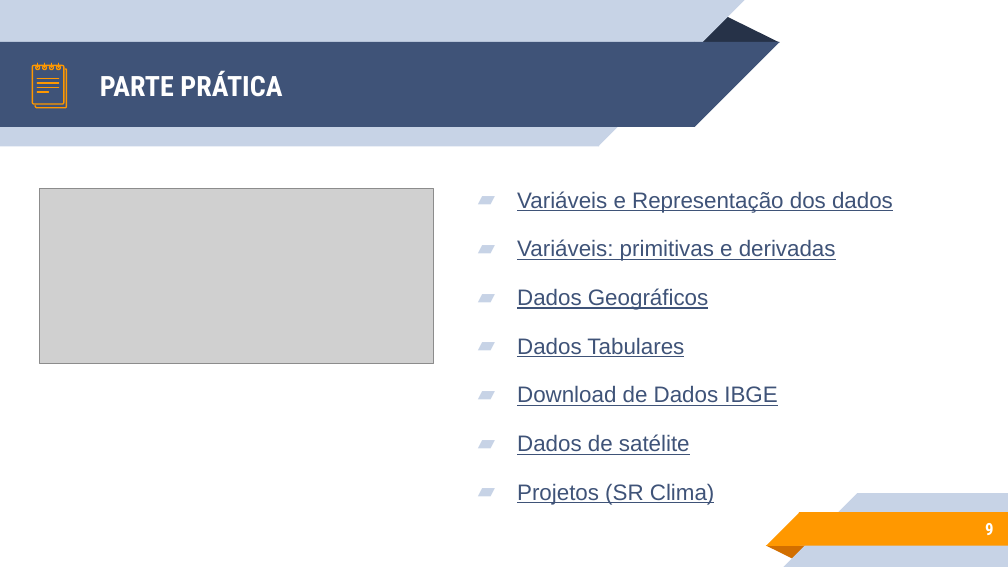
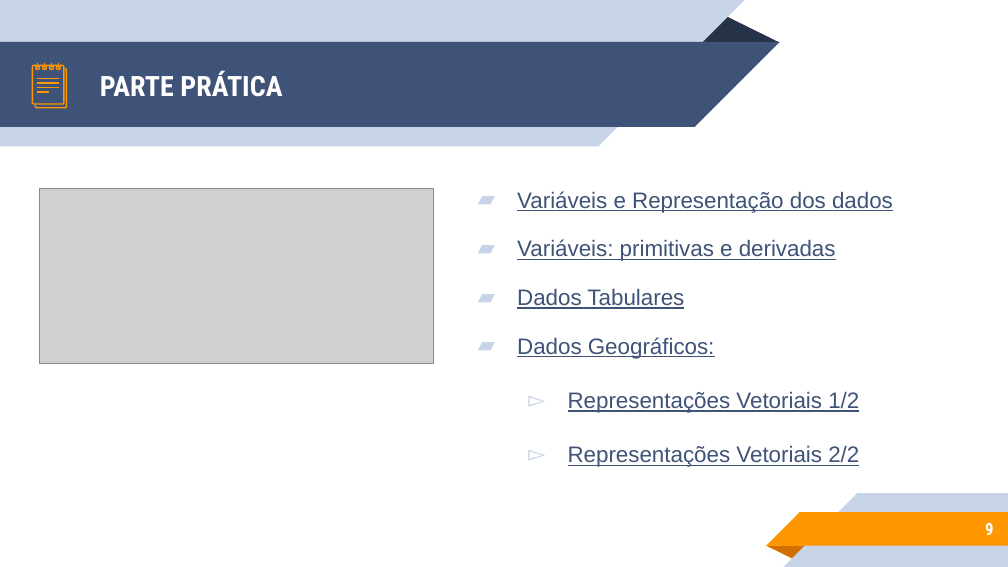
Before and after one commit to PhilipeRLeal/Introducao_Programacao, a slide deck: slide 9 of DOCs/Apresentacao/Manha/Aula_1_Parte_B_Manha.pptx. Drawn at 1008x567 pixels with LibreOffice and Linux fonts; fonts in the diff are those of the drawing; grey boxes stand for pictures. Boxes give left, top, right and bottom in pixels: in the first picture for what was removed or moved away, otherwise in the second. Text is boxed around its words. In the diff, an @@ line names an element or a change of style, - is before the commit and + after.

```diff
--- a/DOCs/Apresentacao/Manha/Aula_1_Parte_B_Manha.pptx
+++ b/DOCs/Apresentacao/Manha/Aula_1_Parte_B_Manha.pptx
@@ text at (x1=517, y1=288, x2=708, y2=310): paragraph removed @@
-▰ Dados Geográficos
@@ text at (x1=517, y1=337, x2=859, y2=467): text changed @@
-▰ Download de Dados IBGE
-▰ Dados de satélite
-▰ Projetos (SR Clima)
+▰ Dados Geográficos:
+  ▻ Representações Vetoriais 1/2
+  ▻ Representações Vetoriais 2/2
```
Also in this commit, not shown: 2 other slides changed, 1 slide added, 9 other files.
